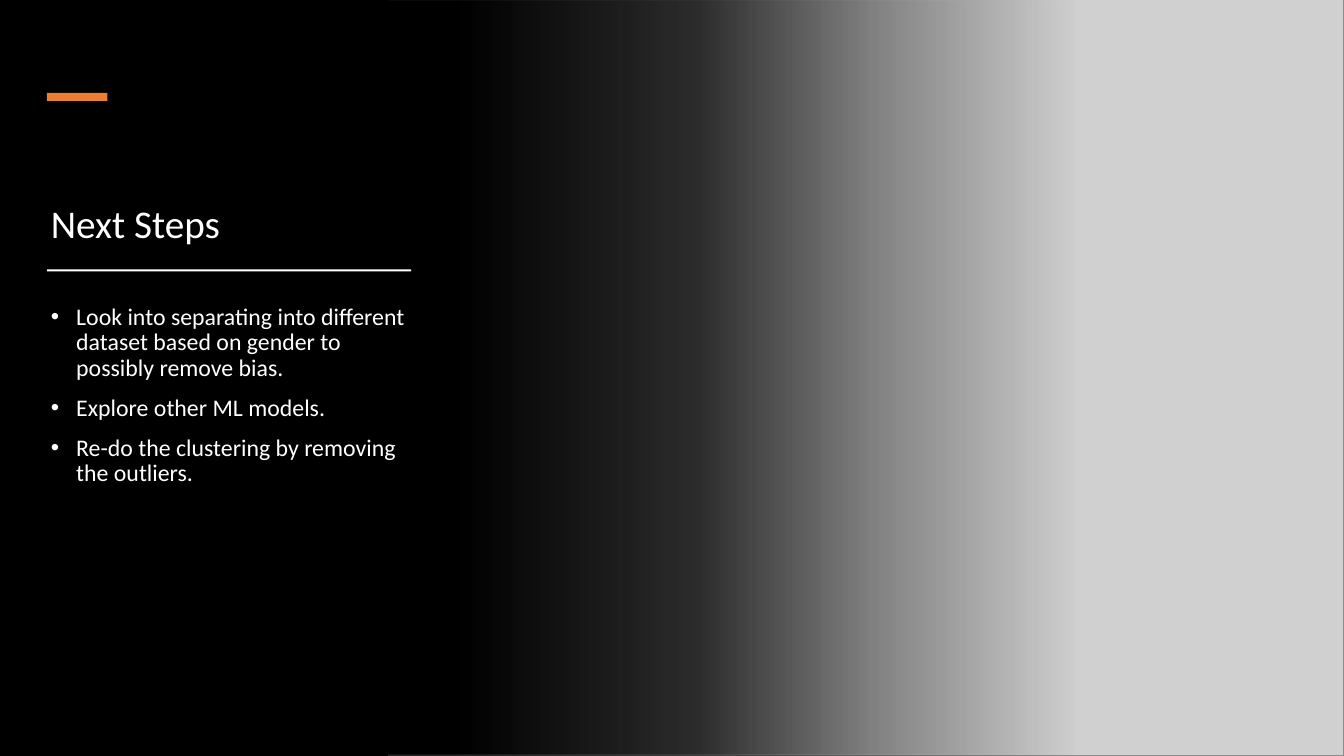
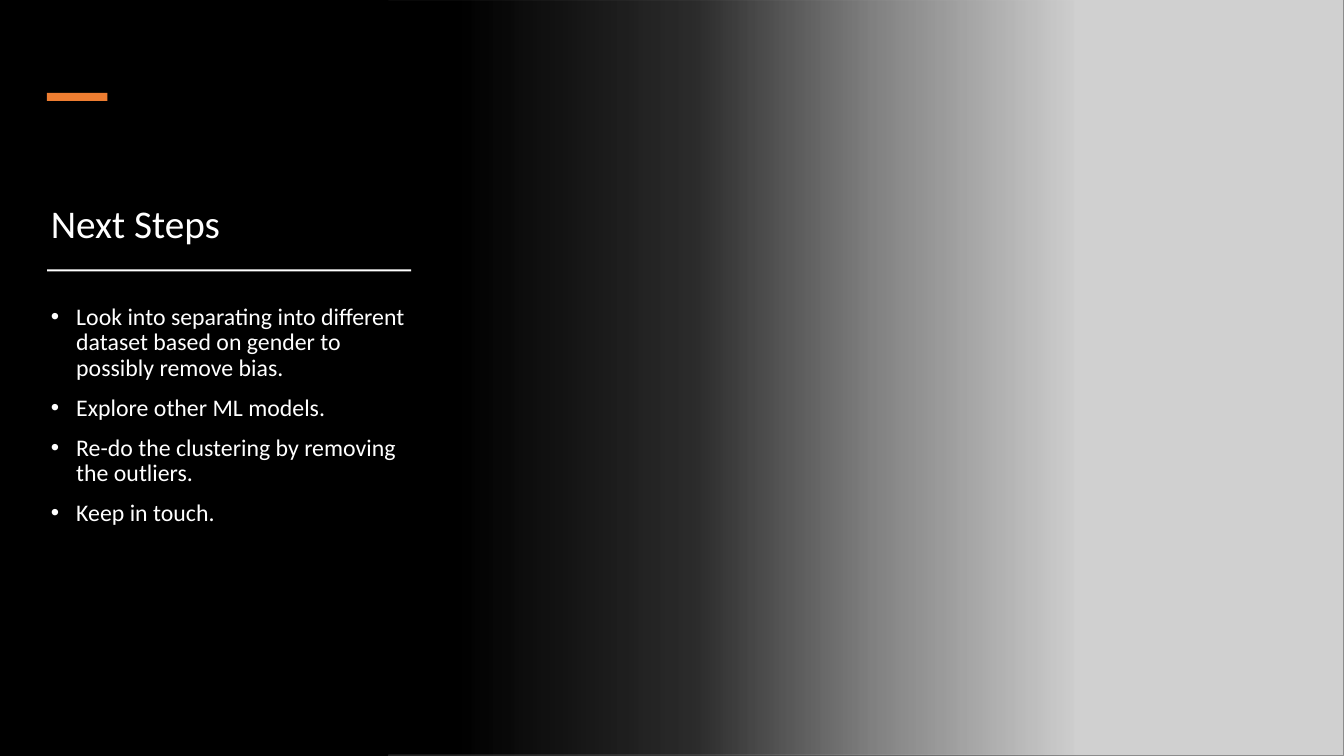
Before and after one commit to Ramyals-web/Heart-Failure---Final-Project, a slide deck: slide 10 of heart.pptx (slide 7 before the commit). Drawn at 1344x756 pixels with LibreOffice and Linux fonts; fonts in the diff are those of the drawing; grey boxes stand for pictures. Boxes give left, top, right and bottom in pixels: in the first picture for what was removed or moved away, otherwise in the second. Text is boxed around its words. In the diff, an @@ line names an element or a change of style, - is before the commit and + after.

```diff
--- a/heart.pptx
+++ b/heart.pptx
@@ text at (x1=76, y1=504, x2=214, y2=525): paragraph added @@
+• Keep in touch.
```
Also in this commit, not shown: 3 other slides changed, 4 slides added, 1 slide removed, 4 other files.
